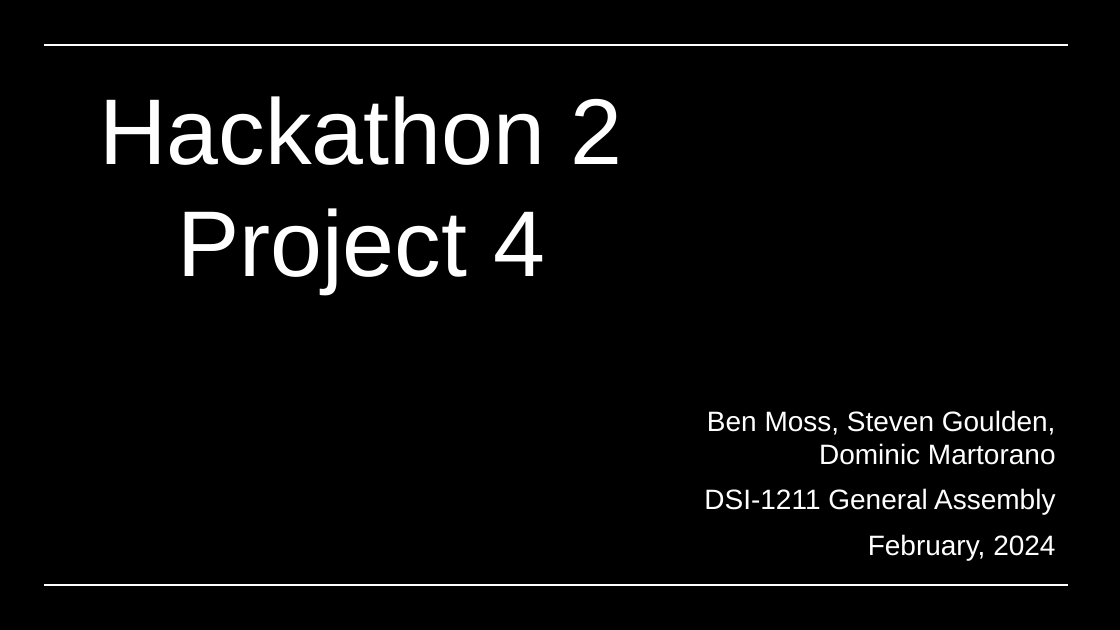
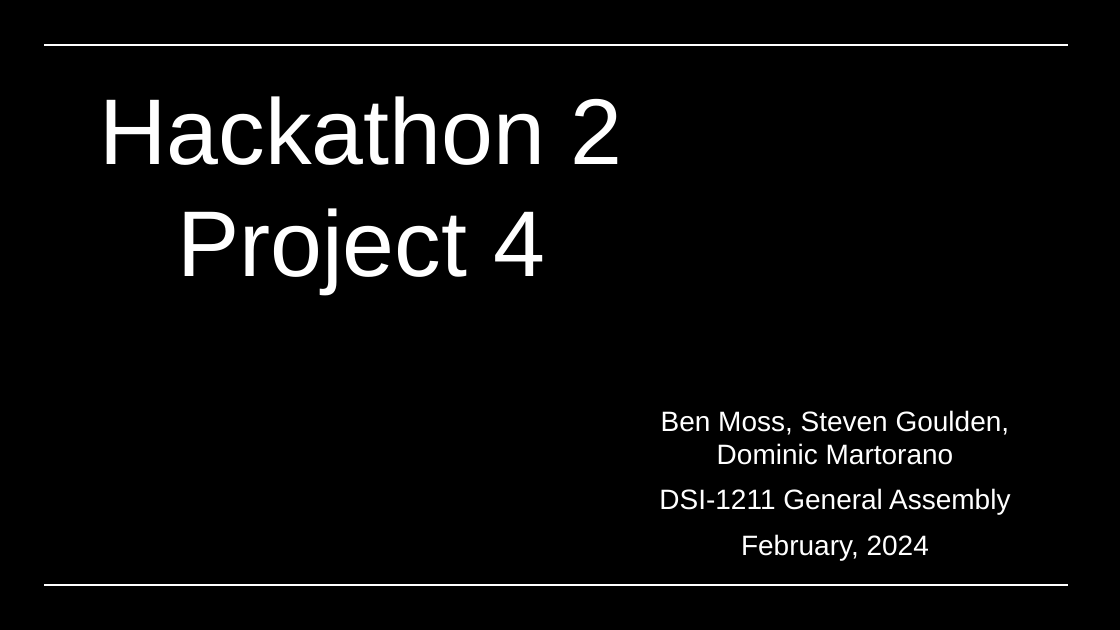
Before and after one commit to dmartorano/hotdog_cnn_classification, a slide deck: slide 1 of Hackathon_2_Presentation.pptx. Drawn at 1120x630 pixels with LibreOffice and Linux fonts; fonts in the diff are those of the drawing; background and template pictures are left out; a plain dark background stands for a picture behind light text. Boxes give left, top, right and bottom in pixels: in the first picture for what was removed or moved away, otherwise in the second. Text is boxed around its words. In the diff, an @@ line names an element or a change of style, - is before the commit and + after.

```diff
--- a/Hackathon_2_Presentation.pptx
+++ b/Hackathon_2_Presentation.pptx
@@ subtitle "Ben Moss, Steven Goulden, Dominic ..." at (659, 410, 1010, 560): alignment right to centre @@
```
Also in this commit, not shown: 6 slides added.
